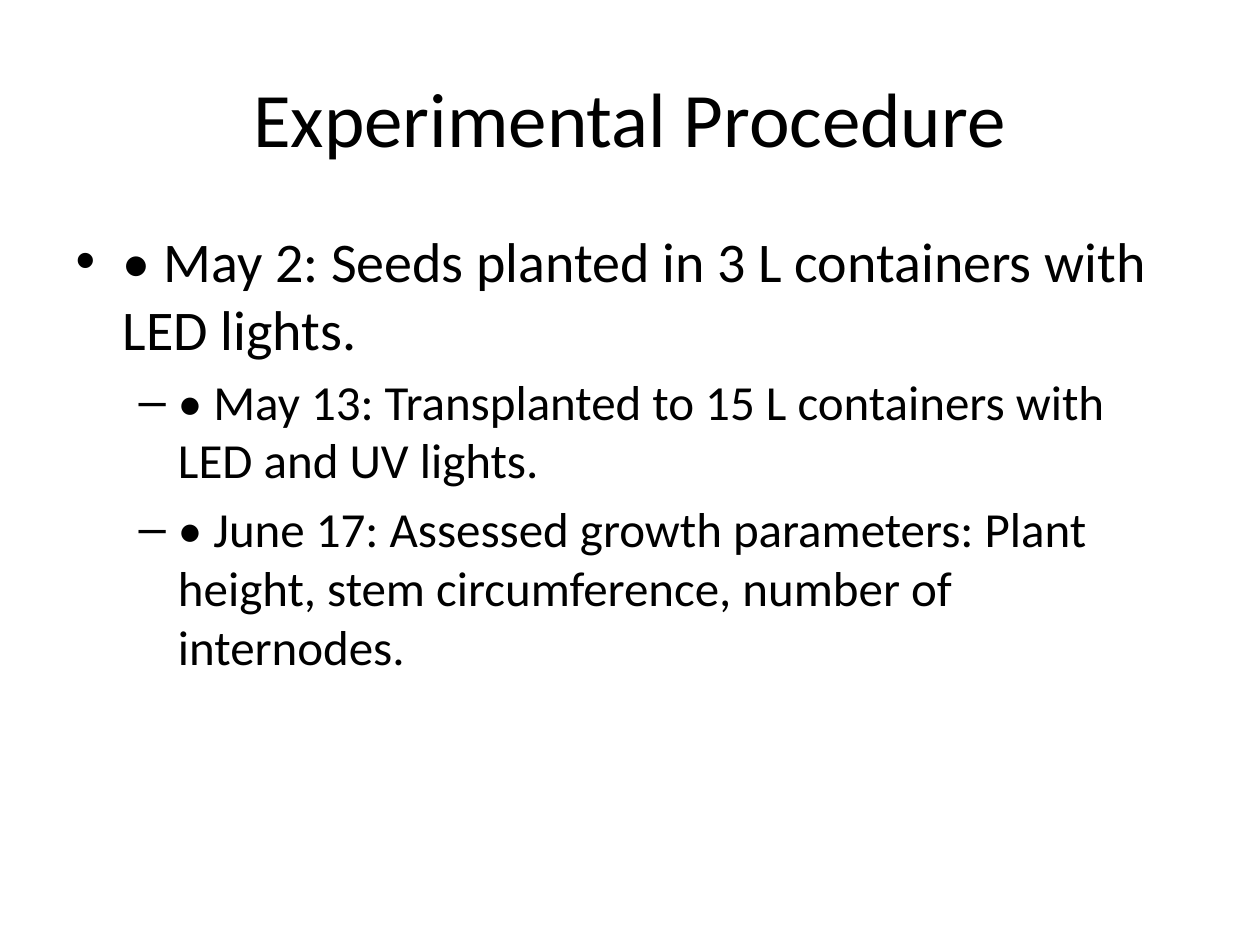
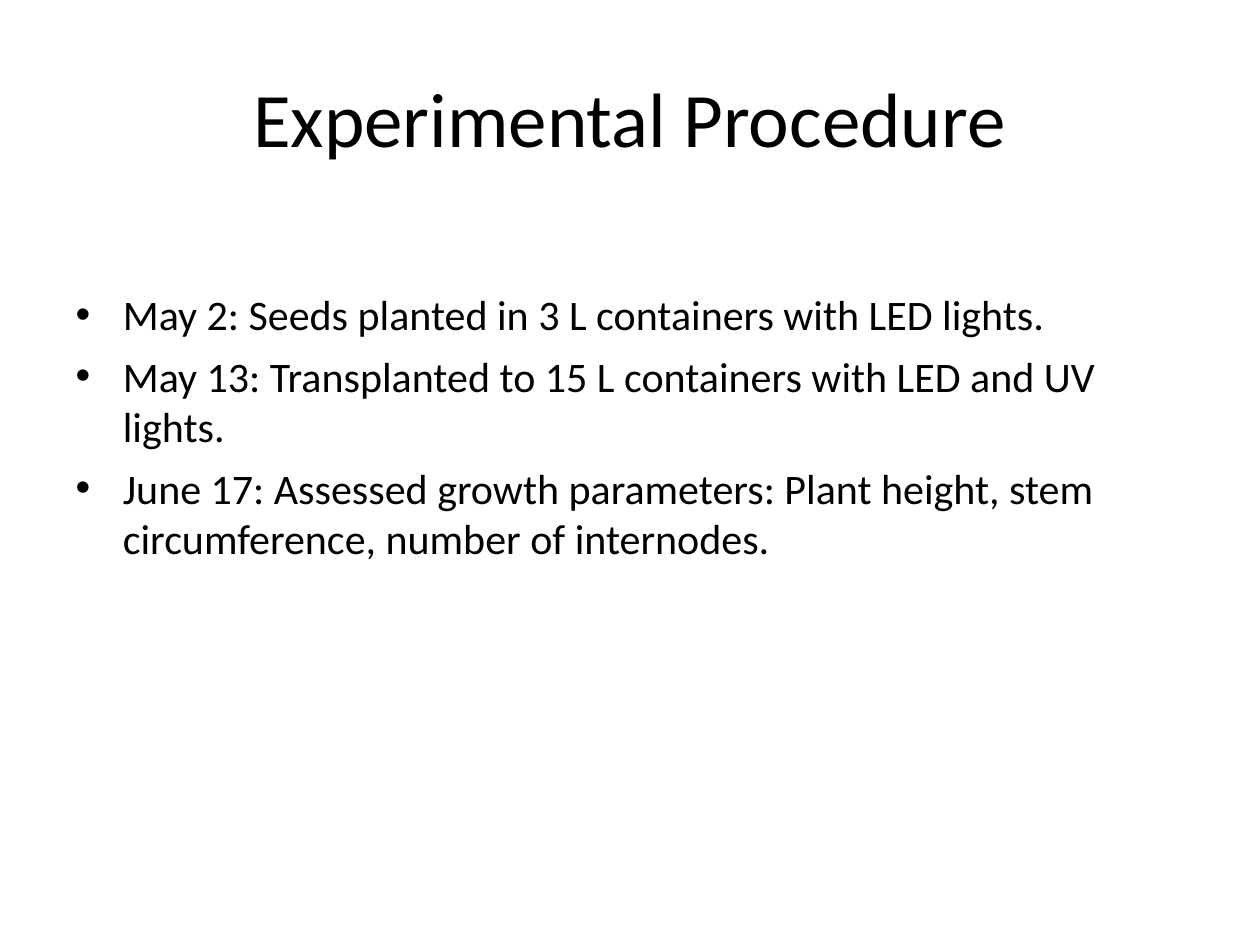
Before and after one commit to IngoGiebel/qbio403_exp_impact_uv-light_on_cannabis_seedling_dev, a slide deck: slide 4 of docs/presentations/Impact_of_UV_Light_on_Cannabis_Seedling_Development.pptx. Drawn at 1260x945 pixels with LibreOffice and Linux fonts; fonts in the diff are those of the drawing. Boxes give left, top, right and bottom in pixels: in the first picture for what was removed or moved away, otherwise in the second. Text is boxed around its words. In the diff, an @@ line names an element or a change of style, - is before the commit and + after.

```diff
--- a/docs/presentations/Impact_of_UV_Light_on_Cannabis_Seedling_Development.pptx
+++ b/docs/presentations/Impact_of_UV_Light_on_Cannabis_Seedling_Development.pptx
@@ text at [123, 300, 1095, 559]: text changed; size 28 to 24 pt @@
-• • May 2: Seeds planted in 3 L containers with LED lights.
-  – • May 13: Transplanted to 15 L containers with LED and UV lights.
-  – • June 17: Assessed growth parameters: Plant height, stem circumference, number of internodes.
+• May 2: Seeds planted in 3 L containers with LED lights.
+• May 13: Transplanted to 15 L containers with LED and UV lights.
+• June 17: Assessed growth parameters: Plant height, stem circumference, number of internodes.
```
Also in this commit, not shown: 8 other slides changed, 1 slide added, 1 slide removed, 10 other files.
